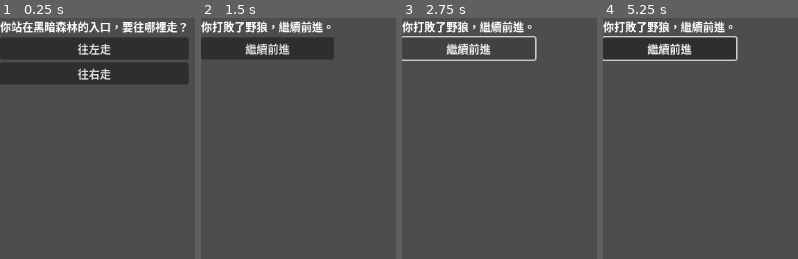
Above: before the commit, frames 1-4 (left to right).
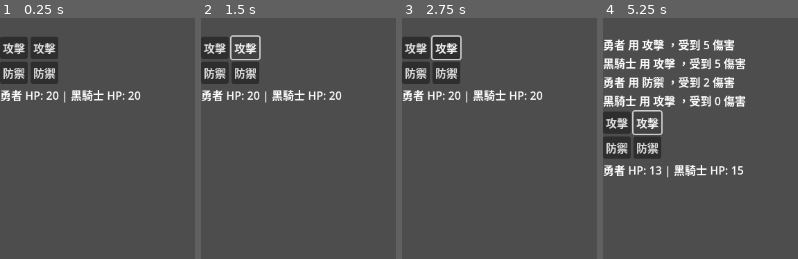
Above: after the commit, the same moments.

Repository: STRockefeller/battle-game-book
Game: Godot game, scene res://scenes/main.tscn
Two runs of this game, one before a commit and one after it. Both use one fixed random seed, a clock stepped at 60 frames per second and the inputs below.
Inputs (mouse positions are in pixels of both pictures, inside the frame that each line leads up to):
- Up to frame 1 (0.25 s): no input
- Up to frame 2 (1.5 s): click (294, 49) at 0.5 s, where only the run before the commit has a clickable "往左走"; click (241, 49) at 1.25 s, where only the run before the commit has a clickable "繼續"
- Up to frame 3 (2.75 s): click (468, 49) at 2 s, where only the run before the commit has a clickable "繼續前進"
- Up to frame 4 (5.25 s): click (616, 46) at 2.75 s, where only the run after the commit has a clickable "攻擊"; click (616, 85) at 3.5 s, where only the run after the commit has a clickable "攻擊"; click (616, 109) at 4.25 s, where only the run after the commit has a clickable "防禦"; click (647, 85) at 5 s, where only the run after the commit has a clickable "攻擊"

The runs differ from the first frame. In frame 1, 18% of the frame differs, in the area x 0-97%, y 1-36%; in frame 2, 10%; in frame 3, 8.7%; in frame 4, 20%, in the area x 0-74%, y 1-67%.
Error before the commit: Invalid access to property or key 'deep_forest' on a base object of type 'Dictionary'. (res://scripts/main.gd:45)

Commit message:
🎉 init: init again with battle game book sample

Diff:
--- a/scenes/main.tscn
+++ b/scenes/main.tscn
@@ -1,6 +1,6 @@
 [gd_scene load_steps=2 format=3 uid="uid://u7x11mqplhrx"]
 
-[ext_resource type="Script" uid="uid://5aidix50wbnl" path="res://scripts/main.gd" id="1_o5qli"]
+[ext_resource type="Script" uid="uid://1atxe58lmcfq" path="res://scripts/DuelManager.gd" id="1_o5qli"]
 
 [node name="Main" type="Node2D"]
 script = ExtResource("1_o5qli")
@@ -11,10 +11,17 @@
 offset_right = 40.0
 offset_bottom = 40.0
 
-[node name="StoryLabel" type="Label" parent="CanvasLayer/VBoxContainer"]
+[node name="BattleLog" type="Label" parent="CanvasLayer/VBoxContainer"]
 layout_mode = 2
-text = "Hello
-"
 
-[node name="Options" type="VBoxContainer" parent="CanvasLayer/VBoxContainer"]
+[node name="HBoxContainer" type="HBoxContainer" parent="CanvasLayer/VBoxContainer"]
 layout_mode = 2
+
+[node name="Player1UI" type="VBoxContainer" parent="CanvasLayer/VBoxContainer/HBoxContainer"]
+layout_mode = 2
+
+[node name="Player2UI" type="VBoxContainer" parent="CanvasLayer/VBoxContainer/HBoxContainer"]
+layout_mode = 2
+
+[node name="StatusLabel" type="Label" parent="CanvasLayer/VBoxContainer"]
+layout_mode = 2
--- a/scripts/BattleSystem.gd
+++ /dev/null
@@ -1,26 +0,0 @@
-# BattleSystem.gd
-extends Node
-class_name BattleSystem
-
-func fight(player, enemy):
-    print("與 " + enemy.name + " 戰鬥！")
-
-    while player.hp > 0 and enemy.hp > 0:
-        var player_roll = randi_range(1, 6)
-        var enemy_roll = randi_range(1, 6)
-
-        var player_damage = max(0, player.attack + player_roll - enemy.defense)
-        var enemy_damage = max(0, enemy.attack + enemy_roll - player.defense)
-
-        enemy.hp -= player_damage
-        player.hp -= enemy_damage
-
-        print("你造成 " + str(player_damage) + " 傷害，" + enemy.name + " 剩下 " + str(enemy.hp))
-        print(enemy.name + " 造成 " + str(enemy_damage) + " 傷害，你剩下 " + str(player.hp))
-
-    if player.hp > 0:
-        print("你勝利了！")
-        return "win"
-    else:
-        print("你被打敗了...")
-        return "lose"
--- /dev/null
+++ b/scripts/Character.gd
@@ -0,0 +1,12 @@
+extends Resource
+class_name Character
+
+var name: String
+var max_hp: int = 20
+var hp: int = 20
+var moves: Dictionary = {}   # "attack" -> Move, "defend" -> Move
+var status_effects: Array = []
+
+func reset():
+    hp = max_hp
+    status_effects.clear()
--- /dev/null
+++ b/scripts/DuelManager.gd
@@ -0,0 +1,118 @@
+extends Node
+
+@onready var battle_log = $CanvasLayer/VBoxContainer/BattleLog
+@onready var status_label = $CanvasLayer/VBoxContainer/StatusLabel
+@onready var player1_ui = $CanvasLayer/VBoxContainer/HBoxContainer/Player1UI
+@onready var player2_ui = $CanvasLayer/VBoxContainer/HBoxContainer/Player2UI
+
+var player1: Character
+var player2: Character
+var move_choice_p1: Move = null
+var move_choice_p2: Move = null
+
+func _ready():
+	randomize()
+	# 初始化角色
+	player1 = make_sample_character("勇者")
+	player2 = make_sample_character("黑騎士")
+	start_duel(player1, player2)
+
+func make_sample_character(name: String) -> Character:
+	var char = Character.new()
+	char.name = name
+	char.max_hp = 20
+	char.reset()
+
+	var attack = Move.new()
+	attack.id = "attack"
+	attack.name = "攻擊"
+	attack.damage = 5
+	attack.defense = 0
+
+	var defend = Move.new()
+	defend.id = "defend"
+	defend.name = "防禦"
+	defend.damage = 0
+	defend.defense = 3
+
+	char.moves = {
+		"attack": attack,
+		"defend": defend
+	}
+	return char
+
+func start_duel(c1: Character, c2: Character):
+	player1 = c1
+	player2 = c2
+	update_status()
+	setup_ui()
+
+func setup_ui():
+	# 清掉舊按鈕
+	for child in player1_ui.get_children():
+		child.queue_free()
+	for child in player2_ui.get_children():
+		child.queue_free()
+
+	# 建立玩家1按鈕
+	for move_id in player1.moves.keys():
+		var btn = Button.new()
+		btn.text = player1.moves[move_id].name
+		btn.connect("pressed", Callable(self, "_on_player1_move").bind(move_id))
+		player1_ui.add_child(btn)
+
+	# 建立玩家2按鈕
+	for move_id in player2.moves.keys():
+		var btn = Button.new()
+		btn.text = player2.moves[move_id].name
+		btn.connect("pressed", Callable(self, "_on_player2_move").bind(move_id))
+		player2_ui.add_child(btn)
+
+func _on_player1_move(move_id: String):
+	move_choice_p1 = player1.moves[move_id]
+	check_both_selected()
+
+func _on_player2_move(move_id: String):
+	move_choice_p2 = player2.moves[move_id]
+	check_both_selected()
+
+func check_both_selected():
+	if move_choice_p1 != null and move_choice_p2 != null:
+		resolve_turn()
+
+func resolve_turn():
+	var dmg_to_p1 = max(0, move_choice_p2.damage - move_choice_p1.defense)
+	var dmg_to_p2 = max(0, move_choice_p1.damage - move_choice_p2.defense)
+
+	player1.hp -= dmg_to_p1
+	player2.hp -= dmg_to_p2
+
+	battle_log.text += "\n" + player1.name + " 用 " + move_choice_p1.name + " ，受到 " + str(dmg_to_p1) + " 傷害"
+	battle_log.text += "\n" + player2.name + " 用 " + move_choice_p2.name + " ，受到 " + str(dmg_to_p2) + " 傷害"
+
+	update_status()
+
+	if player1.hp <= 0 or player2.hp <= 0:
+		end_duel()
+	else:
+		move_choice_p1 = null
+		move_choice_p2 = null
+
+func update_status():
+	status_label.text = player1.name + " HP: " + str(player1.hp) + " | " + player2.name + " HP: " + str(player2.hp)
+
+func end_duel():
+	var winner = ""
+	if player1.hp > 0 and player2.hp <= 0:
+		winner = player1.name + " 勝利！"
+	elif player2.hp > 0 and player1.hp <= 0:
+		winner = player2.name + " 勝利！"
+	else:
+		winner = "平手！"
+	battle_log.text += "\n戰鬥結束: " + winner
+
+	# 關閉按鈕
+	for child in player1_ui.get_children():
+		child.disabled = true
+	for child in player2_ui.get_children():
+		child.disabled = true
--- a/scripts/Enemy.gd
+++ /dev/null
@@ -1,20 +0,0 @@
-# Enemy.gd
-extends Resource
-class_name Enemy
-
-var name: String
-var hp: int
-var attack: int
-var defense: int
-
-func _init(enemy_name: String):
-    name = enemy_name
-    match name:
-        "wolf":
-            hp = 10
-            attack = 3
-            defense = 1
-        _:
-            hp = 5
-            attack = 2
-            defense = 1
--- a/scripts/GameManager.gd
+++ /dev/null
@@ -1,73 +0,0 @@
-# GameManager.gd
-extends Node
-
-class_name GameManager
-
-const Player = preload("res://scripts/Player.gd")
-const Enemy = preload("res://scripts/Enemy.gd")
-const BattleSystem = preload("res://scripts/BattleSystem.gd")
-
-var current_chapter = "intro"
-var player
-var chapters = {} # 章節資料
-
-func _ready():
-    load_chapters()
-    player = Player.new()
-    show_chapter(current_chapter)
-
-func load_chapters():
-    # 每個章節包含文字、選項、可能進入戰鬥
-    chapters = {
-        "intro": {
-            "text": "你站在黑暗森林的入口，要往哪裡走？",
-            "options": [
-                {"text": "往左走", "next": "left_path"},
-                {"text": "往右走", "next": "right_path"}
-            ]
-        },
-        "left_path": {
-            "text": "一隻野狼出現！準備戰鬥！",
-            "battle": {"enemy": "wolf", "next": "after_wolf"}
-        },
-        "after_wolf": {
-            "text": "你打敗了野狼，繼續前進。",
-            "options": [
-                {"text": "繼續前進", "next": "deep_forest"}
-            ]
-        },
-        "right_path": {
-            "text": "你來到一片平靜的湖邊。",
-            "options": [
-                {"text": "休息一下", "next": "rest"}
-            ]
-        }
-    }
-
-func show_chapter(name: String):
-    current_chapter = name
-    var data = chapters[name]
-    print("\n--- " + name + " ---")
-    print(data["text"])
-
-    if "battle" in data:
-        start_battle(data["battle"]["enemy"], data["battle"]["next"])
-        return
-
-    if "options" in data:
-        for i in data["options"].size():
-            print(str(i+1) + ". " + data["options"][i]["text"])
-
-func choose_option(index: int):
-    var options = chapters[current_chapter]["options"]
-    if index >= 0 and index < options.size():
-        show_chapter(options[index]["next"])
-
-func start_battle(enemy_name: String, next_chapter: String):
-    var enemy = Enemy.new(enemy_name)
-    var battle = BattleSystem.new()
-    var result = battle.fight(player, enemy)
-    if result == "win":
-        show_chapter(next_chapter)
-    else:
-        print("你戰敗了... 遊戲結束。")
--- /dev/null
+++ b/scripts/Move.gd
@@ -0,0 +1,8 @@
+extends Resource
+class_name Move
+
+var id: String
+var name: String
+var damage: int = 0
+var defense: int = 0
+var special: Dictionary = {}   # e.g. {"break_armor": true}
--- a/scripts/Player.gd
+++ /dev/null
@@ -1,8 +0,0 @@
-# Player.gd
-extends Resource
-class_name Player
-
-var name = "Hero"
-var hp = 20
-var attack = 5
-var defense = 2
--- a/scripts/main.gd
+++ /dev/null
@@ -1,83 +0,0 @@
-extends Node
-
-@onready var story_label = $CanvasLayer/VBoxContainer/StoryLabel
-@onready var options_container = $CanvasLayer/VBoxContainer/Options
-
-var current_chapter = "intro"
-var player
-var chapters = {}
-
-func _ready():
-	randomize()
-	load_chapters()
-	player = Player.new()
-	show_chapter(current_chapter)
-
-func load_chapters():
-	chapters = {
-		"intro": {
-			"text": "你站在黑暗森林的入口，要往哪裡走？",
-			"options": [
-				{"text": "往左走", "next": "left_path"},
-				{"text": "往右走", "next": "right_path"}
-			]
-		},
-		"left_path": {
-			"text": "一隻野狼出現！準備戰鬥！",
-			"battle": {"enemy": "wolf", "next": "after_wolf"}
-		},
-		"after_wolf": {
-			"text": "你打敗了野狼，繼續前進。",
-			"options": [
-				{"text": "繼續前進", "next": "deep_forest"}
-			]
-		},
-		"right_path": {
-			"text": "你來到一片平靜的湖邊。",
-			"options": [
-				{"text": "休息一下", "next": "rest"}
-			]
-		}
-	}
-
-func show_chapter(chapter_name: String):
-	current_chapter = chapter_name
-	var data = chapters[chapter_name]
-
-	# 顯示章節文字
-	story_label.text = data["text"]
-
-	# 清空舊選項
-	for child in options_container.get_children():
-		child.queue_free()
-
-	# 如果是戰鬥章節 → 啟動戰鬥
-	if "battle" in data:
-		start_battle(data["battle"]["enemy"], data["battle"]["next"])
-		return
-
-	# 動態生成選項按鈕
-	if "options" in data:
-		for option in data["options"]:
-			var btn = Button.new()
-			btn.text = option["text"]
-			btn.connect("pressed", Callable(self, "_on_option_selected").bind(option["next"]))
-			options_container.add_child(btn)
-
-func _on_option_selected(next_chapter: String):
-	show_chapter(next_chapter)
-
-func start_battle(enemy_name: String, next_chapter: String):
-	var enemy = Enemy.new(enemy_name)
-	var battle = BattleSystem.new()
-	var result = battle.fight(player, enemy)
-
-	# 戰鬥結果文字
-	if result == "win":
-		story_label.text = "你打敗了 " + enemy.name + "！"
-		var btn = Button.new()
-		btn.text = "繼續"
-		btn.connect("pressed", Callable(self, "_on_option_selected").bind(next_chapter))
-		options_container.add_child(btn)
-	else:
-		story_label.text = "你戰敗了... 遊戲結束。"
Not shown, removed: scripts/BattleSystem.gd.uid
Not shown, added: scripts/Character.gd.uid
Not shown, added: scripts/DuelManager.gd.uid
Not shown, removed: scripts/Enemy.gd.uid
Not shown, removed: scripts/GameManager.gd.uid
Not shown, added: scripts/Move.gd.uid
Not shown, removed: scripts/Player.gd.uid
Not shown, removed: scripts/main.gd.uid
